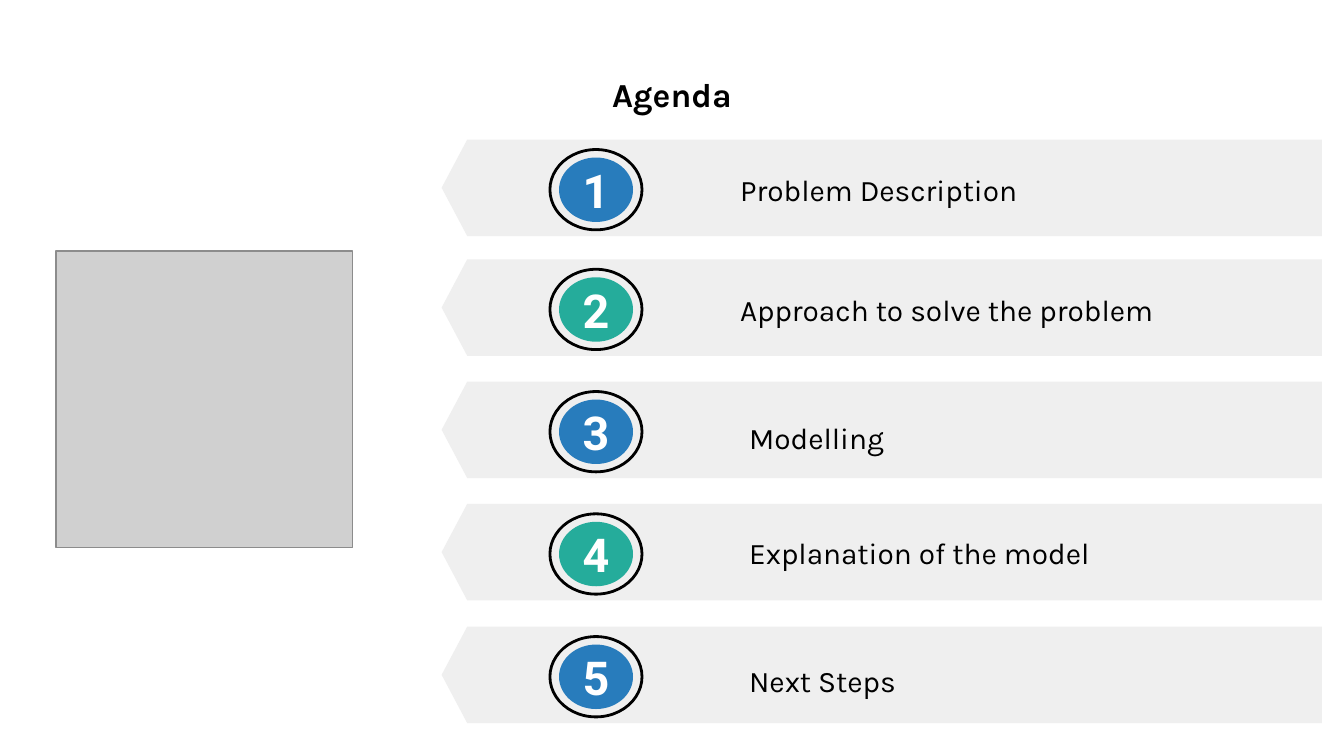
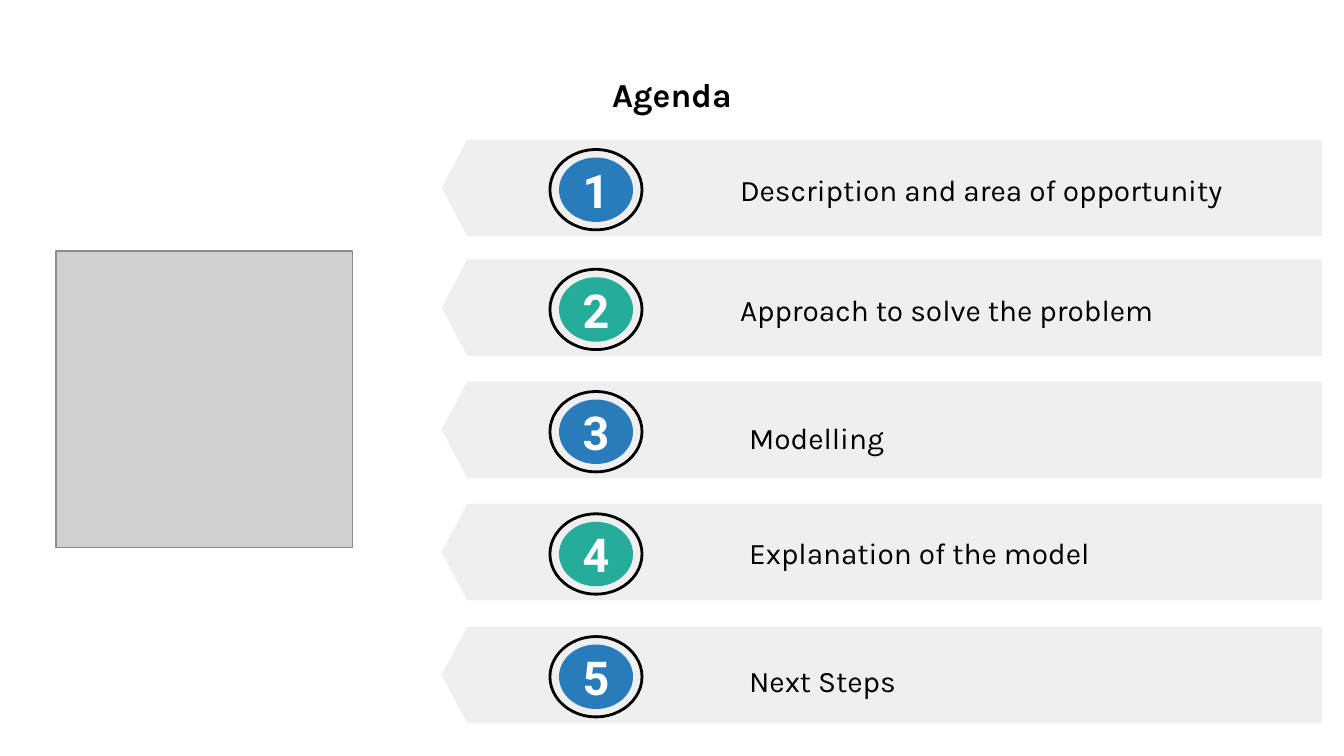
Before and after one commit to insomnium098/ChronicKidneyDiseaseChallenge, a slide deck: slide 2 of Slides.pptx. Drawn at 1344x756 pixels with LibreOffice and Linux fonts; fonts in the diff are those of the drawing; grey boxes stand for pictures. Boxes give left, top, right and bottom in pixels: in the first picture for what was removed or moved away, otherwise in the second. Text is boxed around its words. In the diff, an @@ line names an element or a change of style, - is before the commit and + after.

```diff
--- a/Slides.pptx
+++ b/Slides.pptx
@@ text at [740,180,1222,209]: text changed @@
-Problem Description
+Description and area of opportunity
```
Also in this commit, not shown: 4 other slides changed, 4 slides added, 2 other files.
